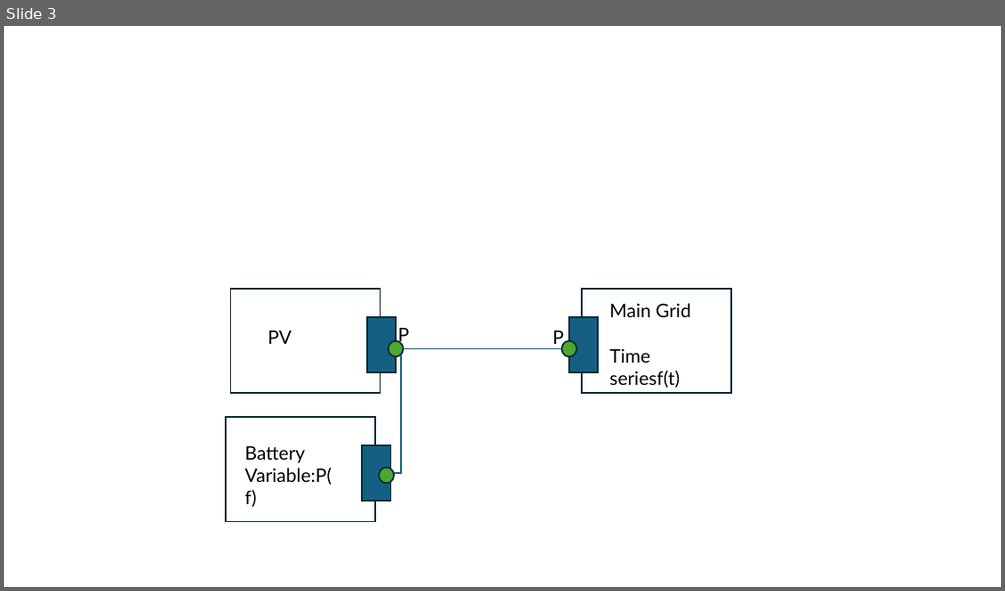
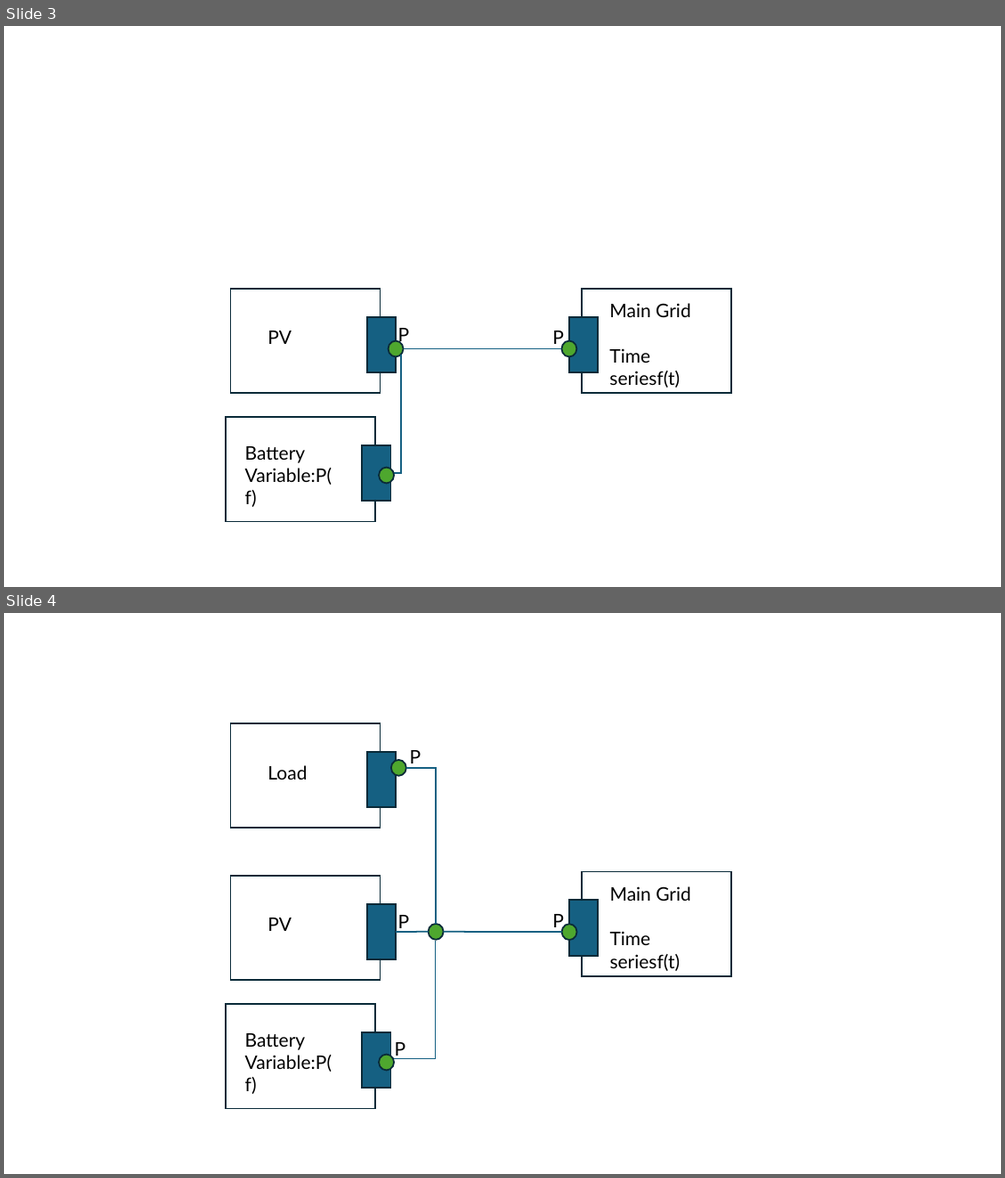
Before and after one commit to sergicosta/agistin, a slide deck: main/ExampleBattery.pptx. Shown one above the other, each under a label of ours: slide 3 before the commit, slides 3 and 4 after it. The pictures are 1005x591 and 1005x1178 pixels, drawn with LibreOffice and Linux fonts; fonts in the diff are those of the drawing. Boxes give left, top, right and bottom in pixels: in the first picture for what was removed or moved away, otherwise in the second. Text is boxed around its words. In the diff, an @@ line names an element or a change of style, - is before the commit and + after.

```diff
--- a/main/ExampleBattery.pptx
+++ b/main/ExampleBattery.pptx
@@ slide 4 added at (4, 613, 1001, 1174), background #FFFFFF @@
@@ rectangle added at (231, 723, 380, 828), outline #092A39 1.5 pt @@
@@ text added at (267, 765, 307, 779), 18 pt, text #000000 @@
+Load
@@ rectangle added at (367, 751, 396, 807), fill #156082, outline #092A39 1.5 pt @@
@@ ellipse added at (391, 760, 406, 775), fill #4EA72E, outline #092A39 1.5 pt @@
@@ elbow line added from (406, 768) to (436, 924), #156082 1.5 pt @@
@@ text added at (410, 750, 421, 763), 18 pt, text #000000 @@
+P
@@ rectangle added at (231, 876, 380, 981), outline #092A39 1.5 pt @@
@@ rectangle added at (582, 872, 732, 976), fill #FFFFFF, outline #092A39 1.5 pt @@
@@ rectangle added at (367, 904, 396, 959), fill #156082, outline #092A39 1.5 pt @@
@@ rectangle added at (569, 900, 599, 956), fill #156082, outline #092A39 1.5 pt @@
@@ text added at (610, 886, 691, 971), 18 pt, text #000000 @@
+Main Grid
+Time seriesf(t)
@@ text added at (267, 917, 291, 931), 18 pt, text #000000 @@
+PV
@@ line added from (428, 932) to (396, 932), #156082 1.5 pt @@
@@ text added at (398, 915, 410, 933), 18 pt, text #000000 @@
+P
@@ ellipse added at (428, 924, 443, 939), fill #4EA72E, outline #092A39 1.5 pt @@
@@ line added from (444, 932) to (562, 932), #156082 1.5 pt @@
@@ text added at (552, 914, 564, 932), 18 pt, text #000000 @@
+P
@@ ellipse added at (562, 925, 577, 940), fill #4EA72E, outline #092A39 1.5 pt @@
@@ elbow line added from (436, 941) to (387, 1059), #156082 1.5 pt @@
@@ rectangle added at (226, 1004, 375, 1109), outline #092A39 1.5 pt @@
@@ text added at (245, 1033, 332, 1094), 18 pt, text #000000 @@
+Battery
+Variable:P(f)
@@ rectangle added at (362, 1032, 391, 1088), fill #156082, outline #092A39 1.5 pt @@
@@ ellipse added at (379, 1054, 394, 1070), fill #4EA72E, outline #092A39 1.5 pt @@
@@ text added at (395, 1042, 406, 1059), 18 pt, text #000000 @@
+P
```
Also in this commit, not shown: 1 other slide added, 18 other files.
